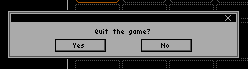
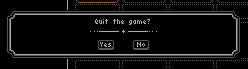
Before/after of a 248 × 69 layered artwork. What changed in the layer stack:
added layer "BL" above "BR" over box(7, 49, 16, 58)
added layer "BR" above "TL" over box(231, 49, 240, 58)
added layer "TL" above "TR" over box(7, 11, 16, 20)
added layer "TR" above "Layer 8" over box(231, 11, 240, 20)
added layer "Layer 8" above "Layer 7" over box(95, 19, 150, 25)
added layer "Layer 7" above "Layer 6" over box(90, 30, 157, 33)
added layer "Layer 6" above "Layer 5" over box(98, 39, 149, 50)
added layer "Layer 5" above "Layer 1" over box(7, 11, 240, 58)
